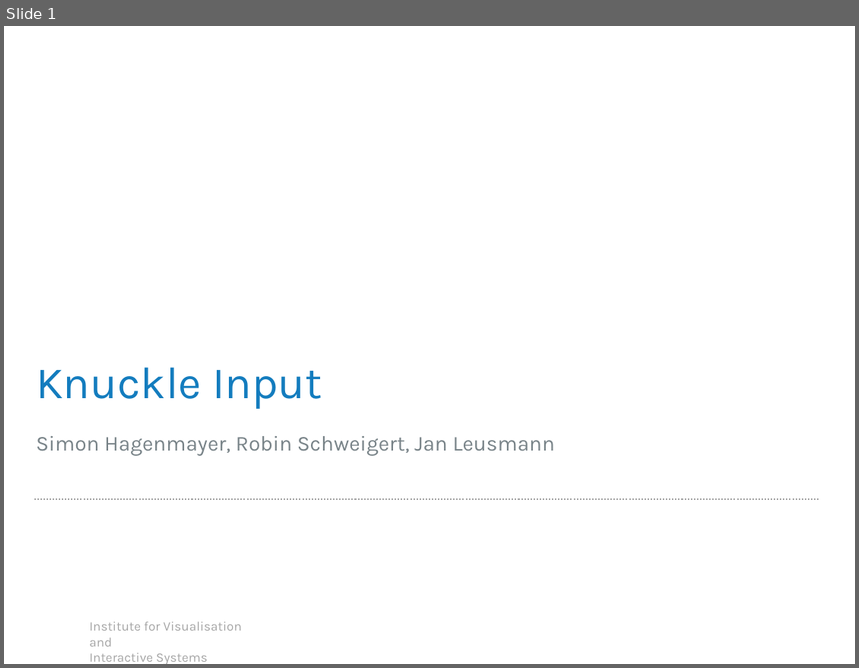
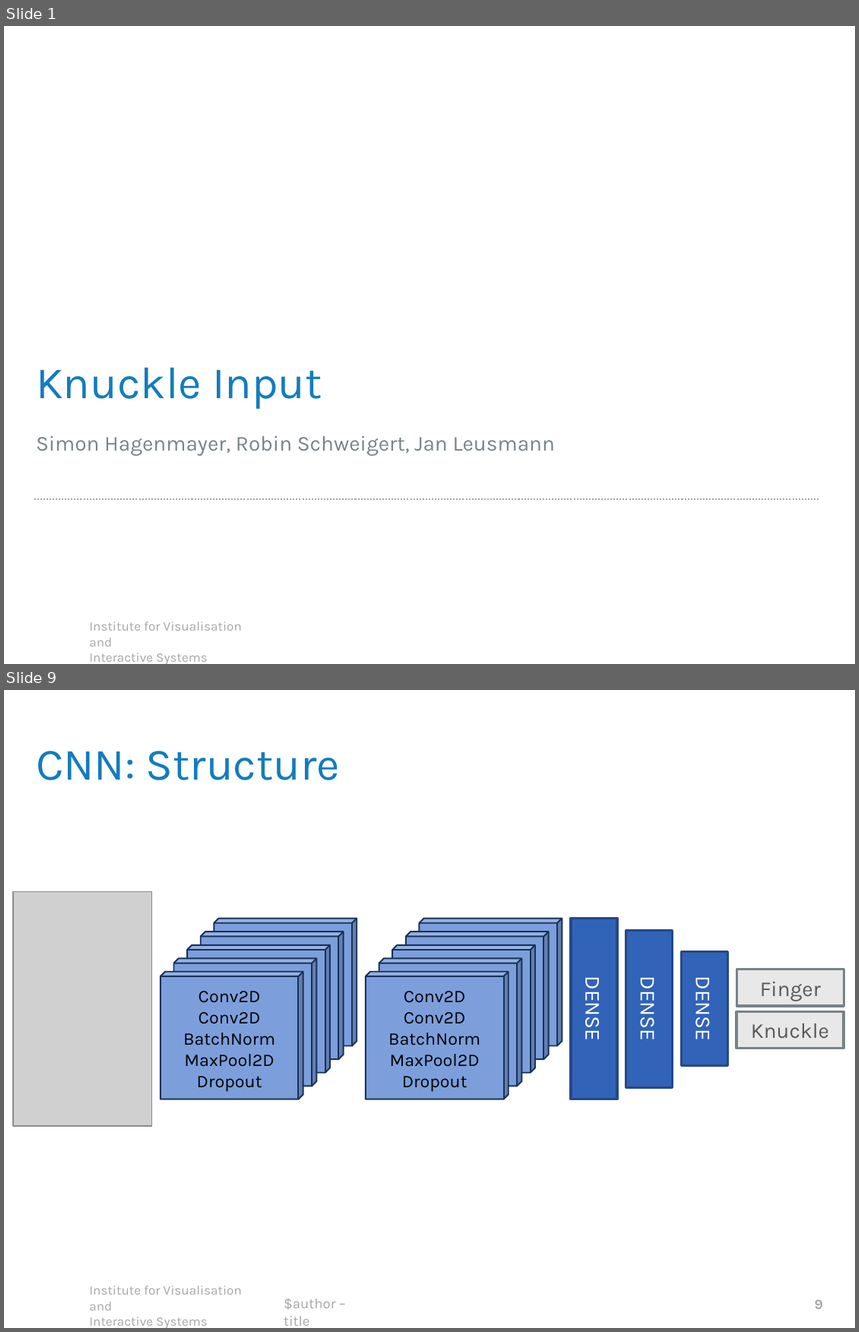
Before and after one commit to robsch94/FaPraKnuckleInput, a slide deck: Presentations/FinalPresentation.pptx. Shown one above the other, each under a label of ours: slide 1 before the commit, slides 1 and 9 after it; the slides between them are not shown. The pictures are 859x668 and 859x1332 pixels, drawn with LibreOffice and Linux fonts; fonts in the diff are those of the drawing; grey boxes stand for pictures; background and template pictures are left out. Boxes give left, top, right and bottom in pixels: in the first picture for what was removed or moved away, otherwise in the second. Text is boxed around its words. In the diff, an @@ line names an element or a change of style, - is before the commit and + after.

```diff
--- a/Presentations/FinalPresentation.pptx
+++ b/Presentations/FinalPresentation.pptx
@@ slide 9 added at <box>4,690,855,1328</box>, background #FFFFFF; not listed: 1 template element that a slide beside it also shows @@
@@ title added at <box>36,751,340,780</box>, 38 pt, text #137CBE @@
+CNN: Structure
@@ group added at <box>13,891,844,1127</box>: 10 cubes, 5 rectangles, 1 picture @@
+DENSE
+Conv2D
+Conv2D
+BatchNorm
+MaxPool2D
+Dropout
+Conv2D
+Conv2D
+BatchNorm
+MaxPool2D
+Dropout
+Finger
+Knuckle
+DENSE
+DENSE
@@ text added at <box>284,1299,335,1326</box>, 12 pt, text #A6A6A6 @@
+$author – title
@@ page number added at <box>815,1300,823,1309</box>, 12 pt, text #A6A6A6, bold @@
+9
```
Also in this commit, not shown: 3 slides changed, 15 other slides added, 6 slides removed.
